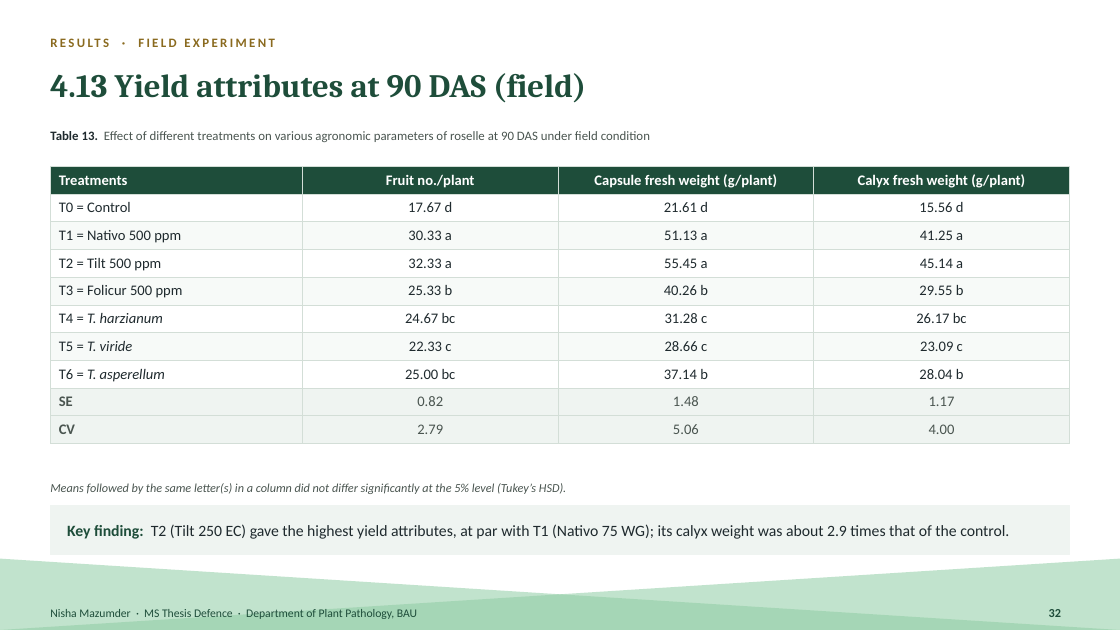
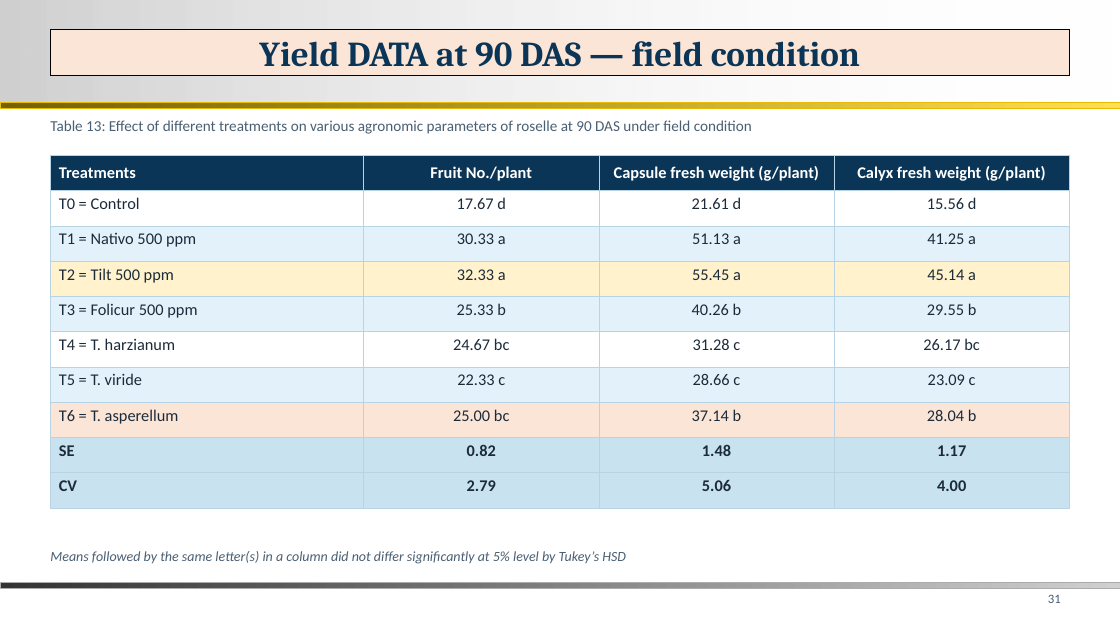
Before and after one commit to bipro-b/nm-documenents, a slide deck: slide 31 of docs/Nisha_MS_Thesis_Defence.pptx (slide 32 before the commit). Drawn at 1120x630 pixels with LibreOffice and Linux fonts; fonts in the diff are those of the drawing; background and template pictures are left out. Boxes give left, top, right and bottom in pixels: in the first picture for what was removed or moved away, otherwise in the second. Text is boxed around its words. In the diff, an @@ line names an element or a change of style, - is before the commit and + after.

```diff
--- a/docs/Nisha_MS_Thesis_Defence.pptx
+++ b/docs/Nisha_MS_Thesis_Defence.pptx
@@ rectangle added at (0,0,1120,103), fill gradient #D0D0D0 to #FFFFFF @@
@@ title "Yield DATA at 90 DAS ...": place and size @@
-title "Yield DATA at 90 DAS ..." at (50,73,586,103)
+title "Yield DATA at 90 DAS ..." at (50,29,1070,76)
@@ title "Yield DATA at 90 DAS ..." at (50,29,1070,76): fill none to #FBE5D6; outline none to #000000 0.75 pt @@
@@ text removed at (138,38,275,47) @@
-RESULTS · FIELD EXPERIMENT
@@ title at (259,41,860,67): text changed; size 28 to 30 pt; text colour #1E4D3A to #0B3557 @@
-4.13 Yield attributes at 90 DAS (field)
+Yield DATA at 90 DAS — field condition
@@ rectangle added at (0,103,1120,108), fill gradient #766000 to #FFDE53, outline #E8BC00 0.26 pt @@
@@ text at (50,120,752,134): text changed; size 11 to 13 pt; text colour #4A5550 to #4A5F73 @@
-Table 13. Effect of different treatments on various agronomic parameters of roselle at 90 DAS under field condition
+Table 13: Effect of different treatments on various agronomic parameters of roselle at 90 DAS under field condition
@@ table at (50,155,1070,508) @@
-row 1, column 2: Fruit no./plant
+row 1, column 2: Fruit No./plant
@@ fill #1E4D3A to #0B3557 in row 1 @@
@@ fill #F7FAF8 to #E3F2FA in 12 cells @@
@@ fill #FFFFFF to #FFF2CC in row 4 @@
@@ fill #FFFFFF to #FBE5D6 in row 8 @@
@@ fill #EFF4F1 to #C9E2F0 in 8 cells @@
@@ size 12.5 to 14 pt @@
@@ text colour #1F2A2E to #1C2B3A in "T0 = Control", "17.67 d", "21.61 d", "15.56 d" and 24 more places @@
@@ italic off in "T. harzianum", "T. viride", "T. asperellum" @@
@@ text colour #4A5550 to #1C2B3A in "SE", "0.82", "1.48", "1.17" and 4 more places @@
@@ bold on in "0.82", "1.48", "1.17", "2.79" and 2 more places @@
@@ borders changed @@
@@ table: place and size @@
-table at (50,166,1069,438)
+table at (50,155,1070,508)
@@ rectangle removed at (50,506,1070,555) @@
@@ text removed at (67,524,1009,539) @@
-Key finding: T2 (Tilt 250 EC) gave the highest yield attributes, at par with T1 (Nativo 75 WG); its calyx weight was about 2.9 times that of the control.
@@ right triangle removed at (0,559,1120,630) @@
@@ right triangle removed at (0,559,1120,630) @@
@@ text at (50,551,626,564): text changed; size 10.5 to 12 pt; text colour #4A5550 to #4A5F73 @@
-Means followed by the same letter(s) in a column did not differ significantly at the 5% level (Tukey’s HSD).
+Means followed by the same letter(s) in a column did not differ significantly at 5% level by Tukey’s HSD
@@ text "Means followed by the same ..." at (50,551,626,564): vertical alignment middle to top @@
@@ rectangle added at (0,582,1120,588), fill gradient #333333 to #D0D0D0, outline #ABABAB 0.26 pt @@
@@ page number added at (1048,594,1061,603), 11 pt, text #4A5F73 @@
+31
@@ text removed at (50,609,417,619) @@
-Nisha Mazumder · MS Thesis Defence · Department of Plant Pathology, BAU
@@ page number removed at (1049,609,1061,617) @@
-32
```
Also in this commit, not shown: 30 other slides changed, 6 slides added, 7 slides removed, 1 other file.
